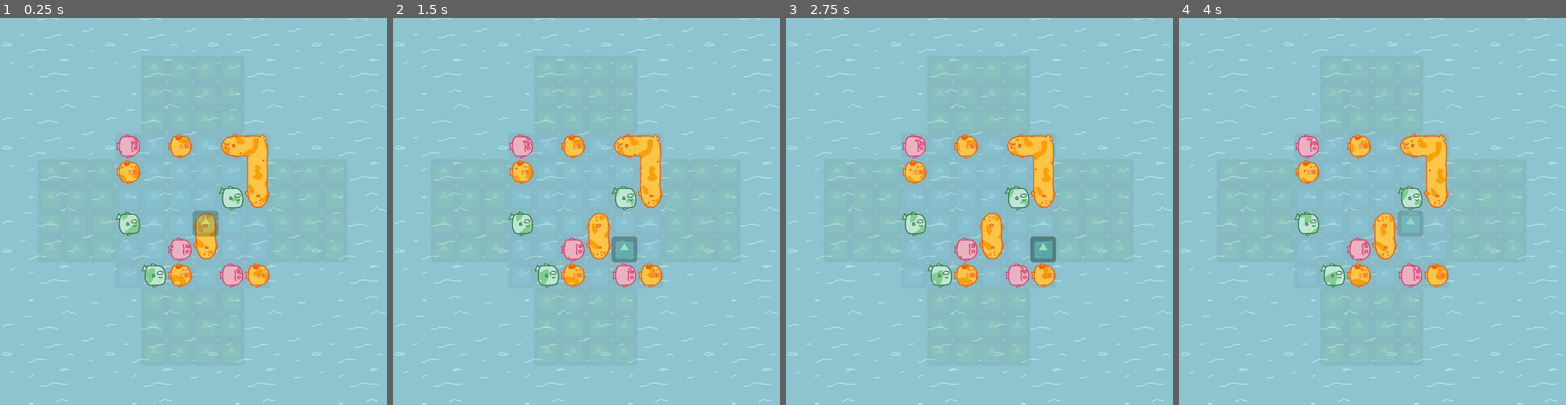
Above: before the commit, frames 1-4 (left to right).
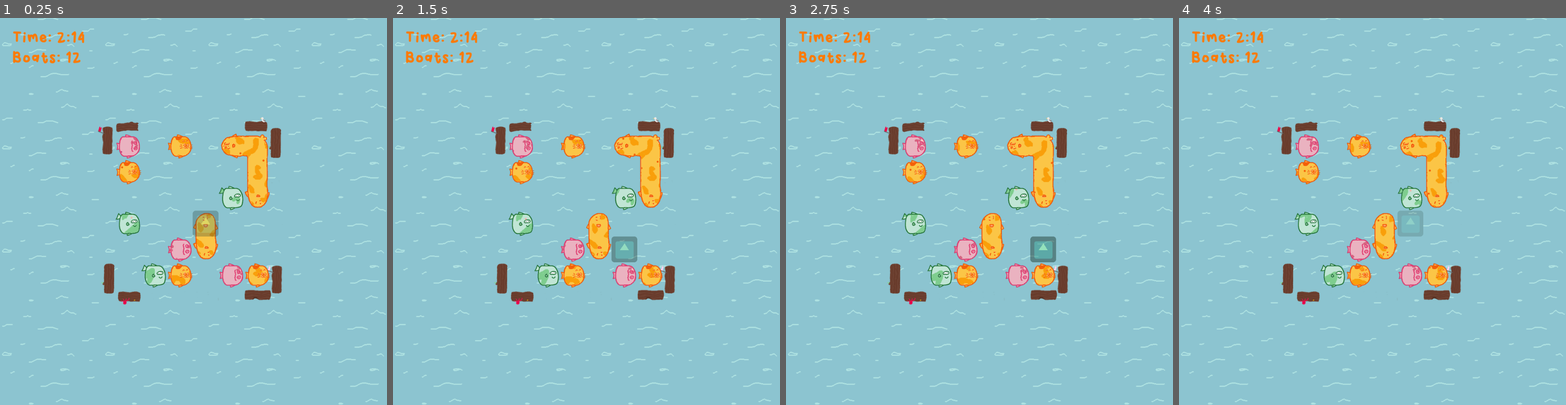
Above: after the commit, the same moments.

Repository: amckendry2/sokoban-cargo
Game: Godot game, scene res://Scenes/Docks.tscn
Same seed, same stepped clock (60 frames per second), same inputs: the game is played once before the commit and once after it. The engine's default icon, where the game draws it, is replaced by a stand-in: a white triangle on a blue panel in a dark square.
Inputs:
- Up to frame 1 (0.25 s): no input
- Up to frame 2 (1.5 s): hold D (move_right) 0.53-1.28 s; tap E (delete_block) at 0.6 s; tap Enter at 1.25 s; hold S (move_down) from 1.28 s (still down); tap Space (select_block) at 1.35 s
- Up to frame 3 (2.75 s): tap Space (select_block) at 2 s; release S (move_down) at 2.03 s; hold D (move_right) from 2.03 s (still down); tap E (delete_block) at 2.1 s
- Up to frame 4 (4 s): release D (move_right) at 2.78 s; hold W (move_up) 2.78-3.53 s; tap Space (select_block) at 2.85 s; hold A (move_left) from 3.53 s (still down); tap E (delete_block) at 3.6 s

The runs differ from the first frame. In frame 1, 1.9% of the frame differs, in the area x 3-73%, y 3-75%; in frame 2, 1.9%; in frame 3, 1.9%; in frame 4, 1.9%.

Commit message:
Add logs and UI

Diff:
--- a/Nodes/Background.tscn
+++ b/Nodes/Background.tscn
@@ -1,6 +1,6 @@
 [gd_scene load_steps=3 format=2]
 
-[ext_resource path="res://Assets/Textures/backgroundLog.png" type="Texture" id=1]
+[ext_resource path="res://Assets/Textures/log_6x6.png" type="Texture" id=1]
 [ext_resource path="res://Assets/Textures/ocean_v2.png" type="Texture" id=2]
 
 [node name="Background" type="Node2D"]
@@ -11,7 +11,6 @@
 texture = ExtResource( 2 )
 stretch_mode = 2
 
-[node name="BackgroundLog" type="Sprite" parent="."]
-visible = false
-position = Vector2( 512, 512 )
+[node name="Log6X6" type="Sprite" parent="."]
+position = Vector2( 478, 478 )
 texture = ExtResource( 1 )
--- /dev/null
+++ b/Nodes/UI.tscn
@@ -0,0 +1,29 @@
+[gd_scene load_steps=4 format=2]
+
+[ext_resource path="res://Assets/Fonts/Winkle-Regular.otf" type="DynamicFontData" id=1]
+
+[sub_resource type="DynamicFont" id=1]
+size = 48
+font_data = ExtResource( 1 )
+
+[sub_resource type="Theme" id=2]
+default_font = SubResource( 1 )
+
+[node name="UI" type="Node2D"]
+
+[node name="TimeLeft" type="Label" parent="."]
+margin_left = 30.0
+margin_top = 30.0
+margin_right = 400.0
+margin_bottom = 69.0
+theme = SubResource( 2 )
+custom_colors/font_color = Color( 0.992157, 0.478431, 0.0196078, 1 )
+text = "Time: 2:14"
+
+[node name="BoatCount" type="Label" parent="."]
+margin_left = 30.0
+margin_top = 80.0
+margin_right = 400.0
+theme = SubResource( 2 )
+custom_colors/font_color = Color( 0.992157, 0.478431, 0.0196078, 1 )
+text = "Boats: 12"
--- a/Scenes/Docks.tscn
+++ b/Scenes/Docks.tscn
@@ -12,6 +12,7 @@
 [ext_resource path="res://Scenes/LandGrids.gd" type="Script" id=10]
 [ext_resource path="res://Scripts/TogglableTileMap.gd" type="Script" id=11]
 [ext_resource path="res://Assets/Shaders/ChowderOrange.tres" type="Material" id=12]
+[ext_resource path="res://Nodes/UI.tscn" type="PackedScene" id=13]
 
 [sub_resource type="TileSet" id=1]
 0/name = "icon.png 0"
@@ -78,6 +79,8 @@
 
 [node name="Background" parent="." instance=ExtResource( 9 )]
 
+[node name="UI" parent="." instance=ExtResource( 13 )]
+
 [node name="SelectionGrid" type="TileMap" parent="."]
 modulate = Color( 0.607843, 1, 0.65098, 0.535884 )
 position = Vector2( 30, 30 )
@@ -101,6 +104,7 @@
 one_shot = true
 
 [node name="LandGrids" type="Node2D" parent="BlockGrid"]
+visible = false
 modulate = Color( 1, 1, 1, 0.0784314 )
 script = ExtResource( 10 )
 __meta__ = {
Binary file added: Assets/Fonts/Montreal-Bold.ttf
Binary file added: Assets/Fonts/Montreal-Regular.ttf
Not shown, added: Assets/Fonts/OFL.txt
Binary file added: Assets/Fonts/Winkle-Regular.otf
Binary file added: Assets/Fonts/Winkle-Regular.ttf
Binary file added: Assets/Textures/Eel_mini_green.png
Not shown, added: Assets/Textures/Eel_mini_green.png.import
Binary file added: Assets/Textures/Eel_mini_orange.png
Not shown, changed: Assets/Textures/Eel_mini_orange.png.import
Binary file added: Assets/Textures/Eel_mini_pink.png
Not shown, added: Assets/Textures/Eel_mini_pink.png.import
Binary file added: Assets/Textures/Message_Bubble.png
(and 7 more such lines)
